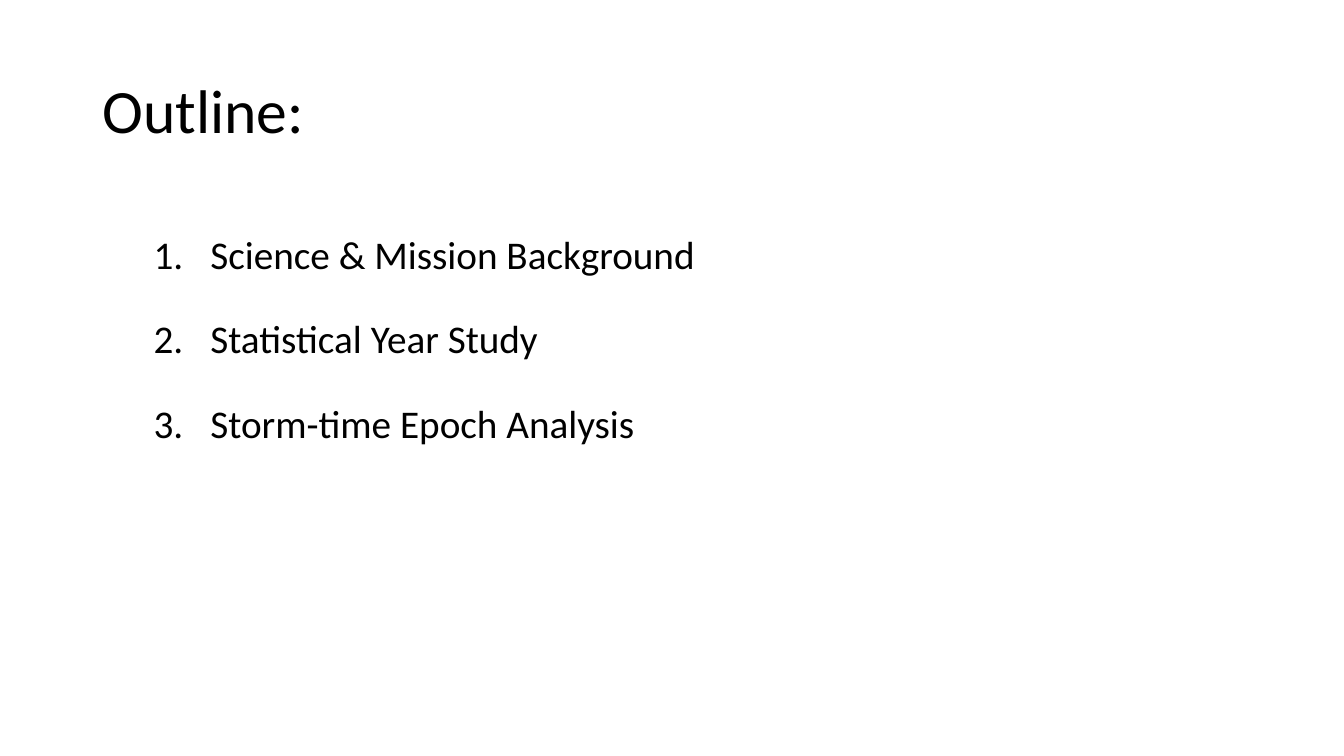
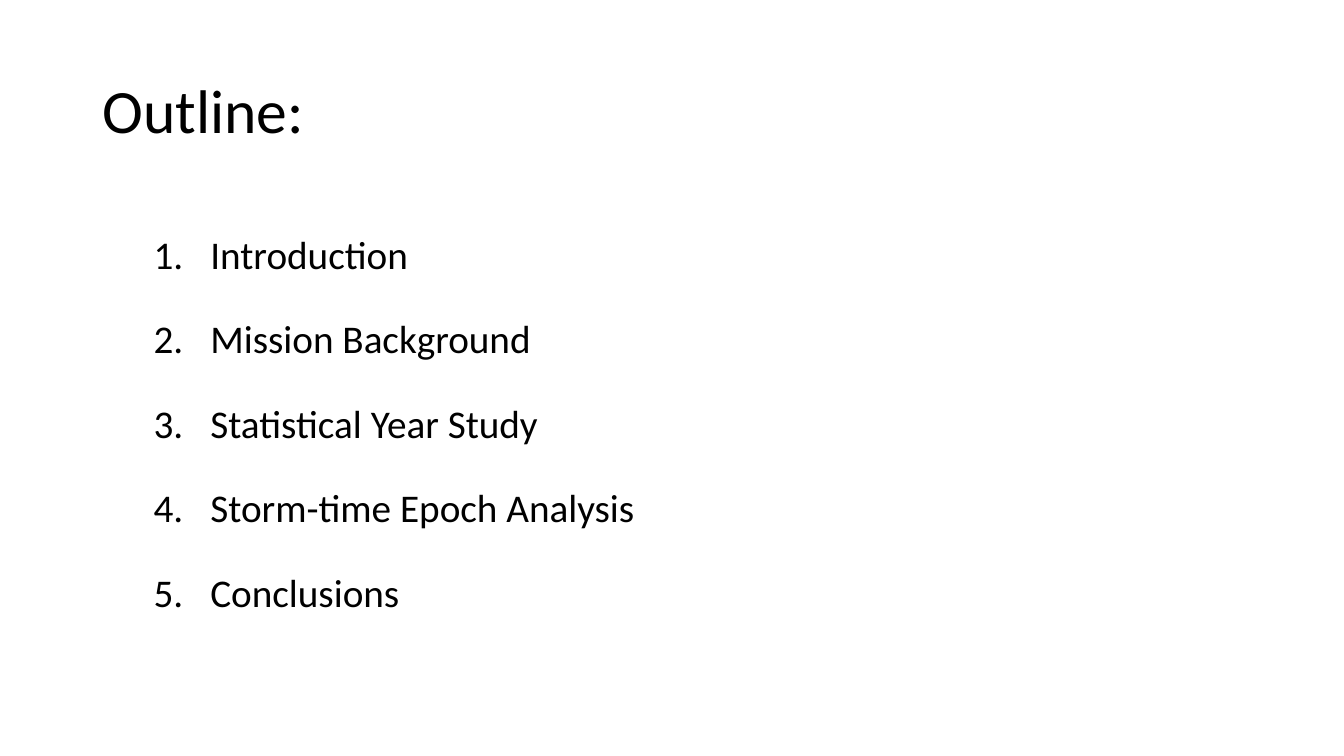
Before and after one commit to conradmr98/lasp-microburst-research, a slide deck: slide 2 of sampexlib/Concept Summaries/AGU Research Presentation (15min).pptx. Drawn at 1344x756 pixels with LibreOffice and Linux fonts; fonts in the diff are those of the drawing. Boxes give left, top, right and bottom in pixels: in the first picture for what was removed or moved away, otherwise in the second. Text is boxed around its words. In the diff, an @@ line names an element or a change of style, - is before the commit and + after.

```diff
--- a/sampexlib/Concept Summaries/AGU Research Presentation (15min).pptx
+++ b/sampexlib/Concept Summaries/AGU Research Presentation (15min).pptx
@@ text at (210,241,530,360): text changed @@
-1. Science & Mission Background
+1. Introduction
+2. Mission Background
@@ text at (210,579,399,608): paragraph added @@
+5. Conclusions
```
Also in this commit, not shown: 4 other slides changed, 7 slides added, 2 slides removed, 7 other files.
